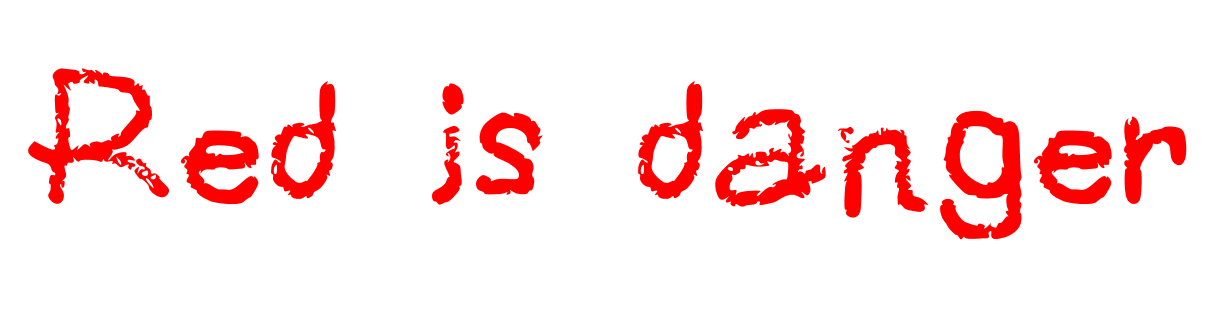
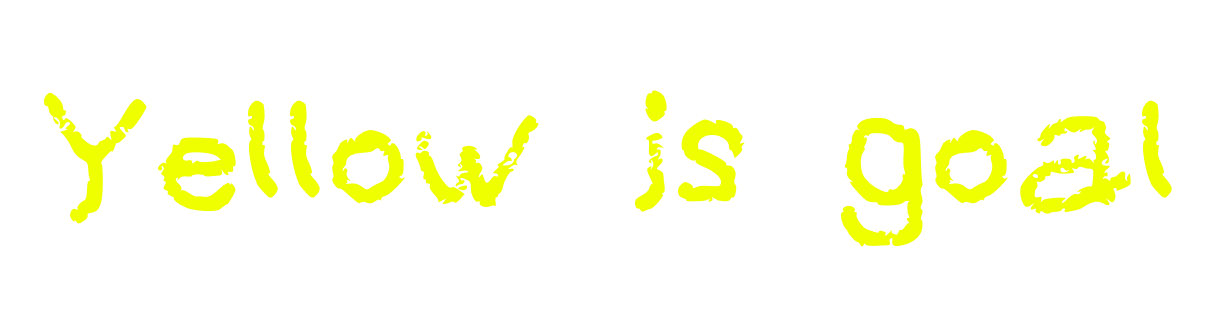
Layered file, before and after one edit (1217 x 323). Changes by layer:
added layer "Yellow is goal" above "Red is danger" over (44, 90, 1172, 247)
hid "Red is danger" over (28, 68, 1187, 240)
